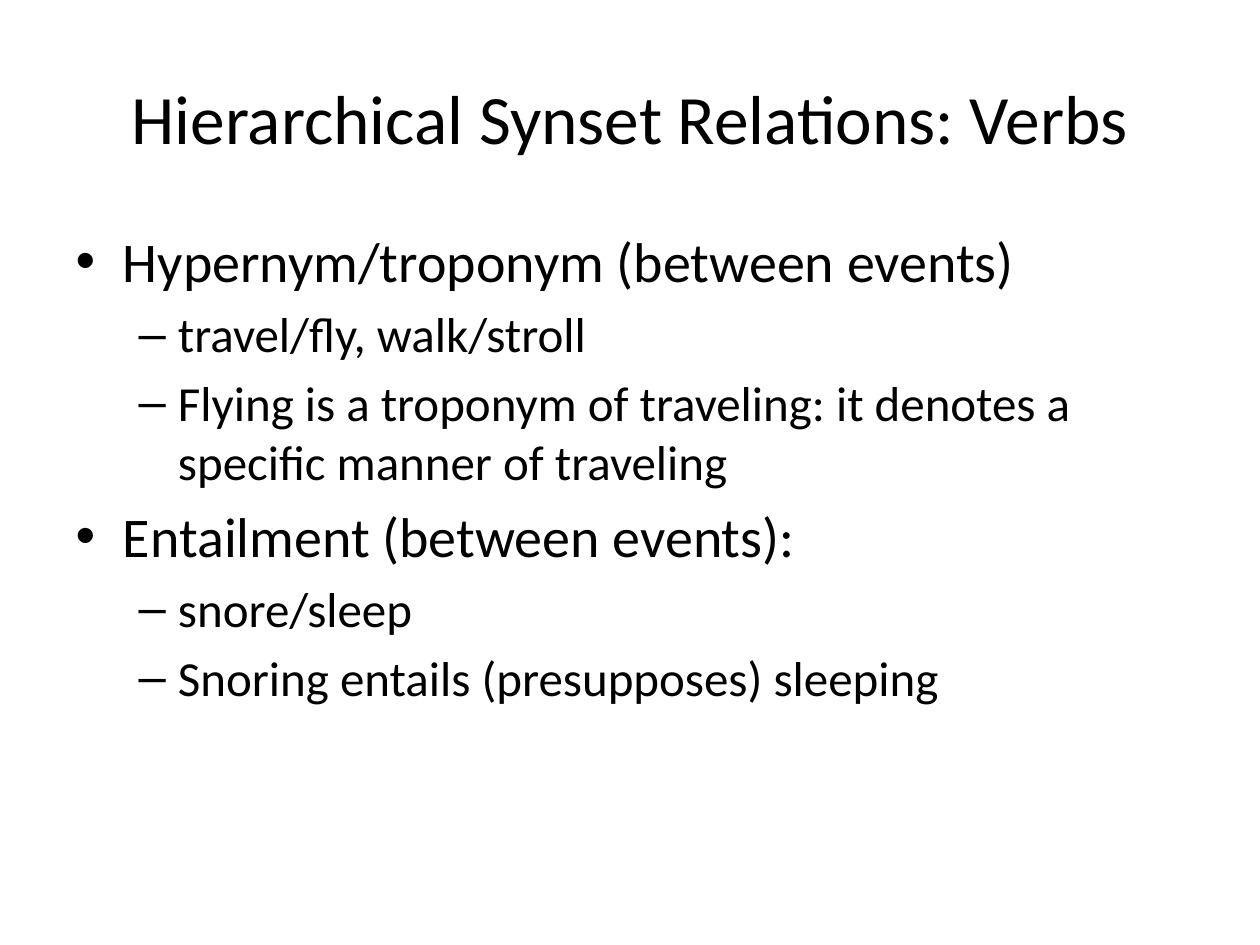
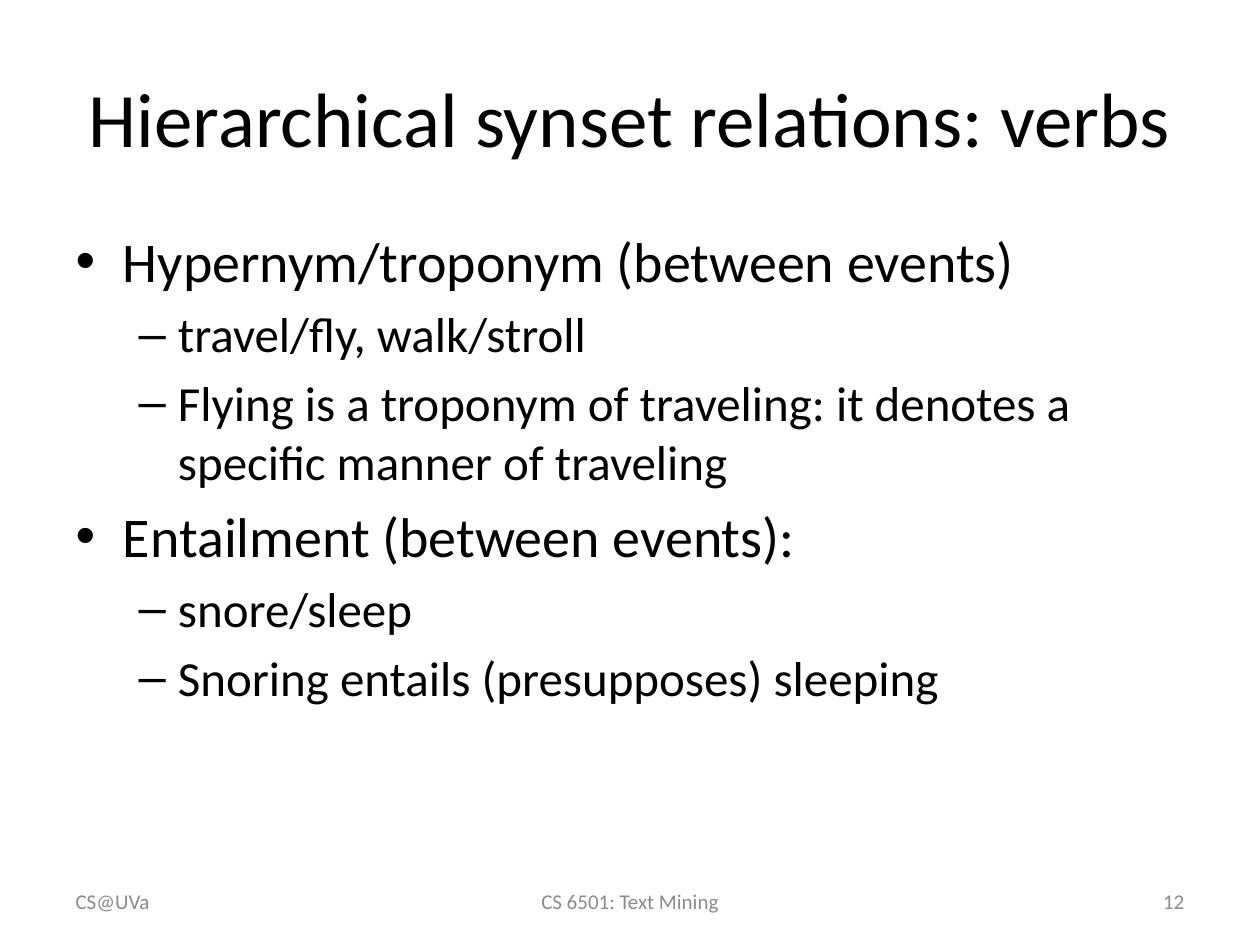
Before and after one commit to wang296/CS6501-Text-Mining, a slide deck: slide 12 of _site/docs/LexicalSemanticsWordSenses.pptx. Drawn at 1260x945 pixels with LibreOffice and Linux fonts; fonts in the diff are those of the drawing. Boxes give left, top, right and bottom in pixels: in the first picture for what was removed or moved away, otherwise in the second. Text is boxed around its words. In the diff, an @@ line names an element or a change of style, - is before the commit and + after.

```diff
--- a/_site/docs/LexicalSemanticsWordSenses.pptx
+++ b/_site/docs/LexicalSemanticsWordSenses.pptx
@@ title at bbox=[89, 93, 1169, 160]: text changed; size 39.6 to 44 pt @@
-Hierarchical Synset Relations: Verbs
+Hierarchical synset relations: verbs
@@ text added at bbox=[76, 895, 150, 912], 12 pt, text #8C8C8C @@
+CS@UVa
@@ text added at bbox=[541, 895, 718, 913], 12 pt, text #8C8C8C @@
+CS 6501: Text Mining
@@ page number added at bbox=[1163, 895, 1184, 909], 12 pt, text #8C8C8C @@
+12
```
Also in this commit, not shown: 20 other slides changed, 7 other files.
